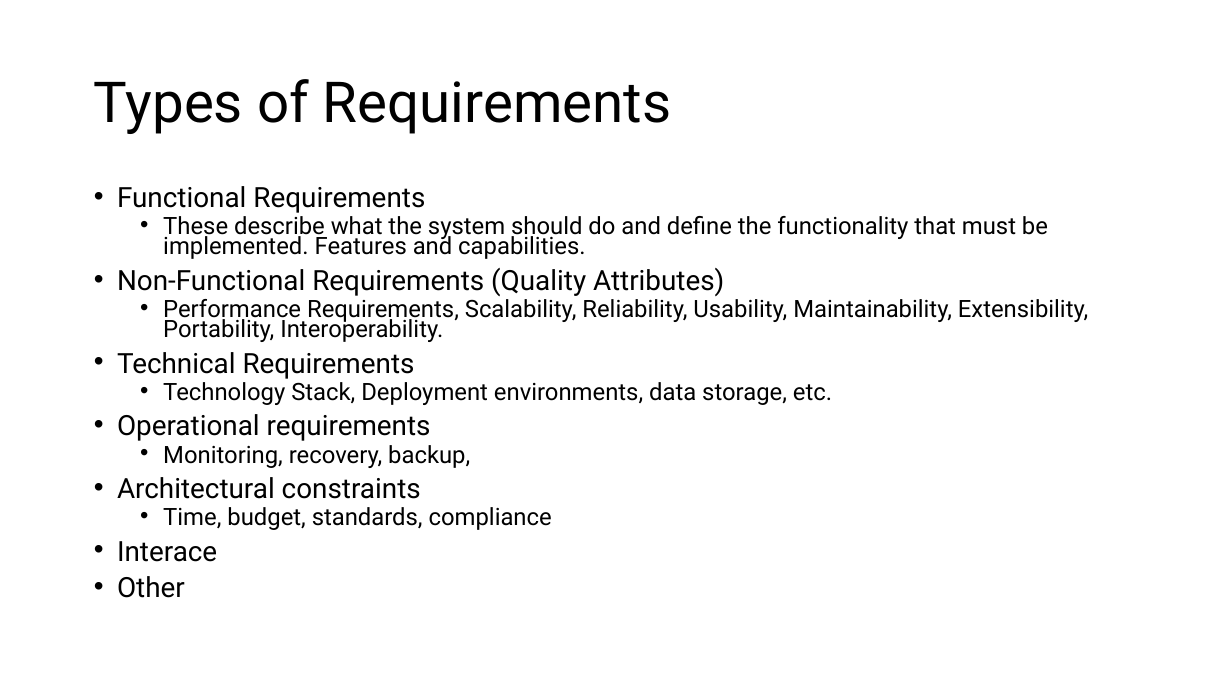
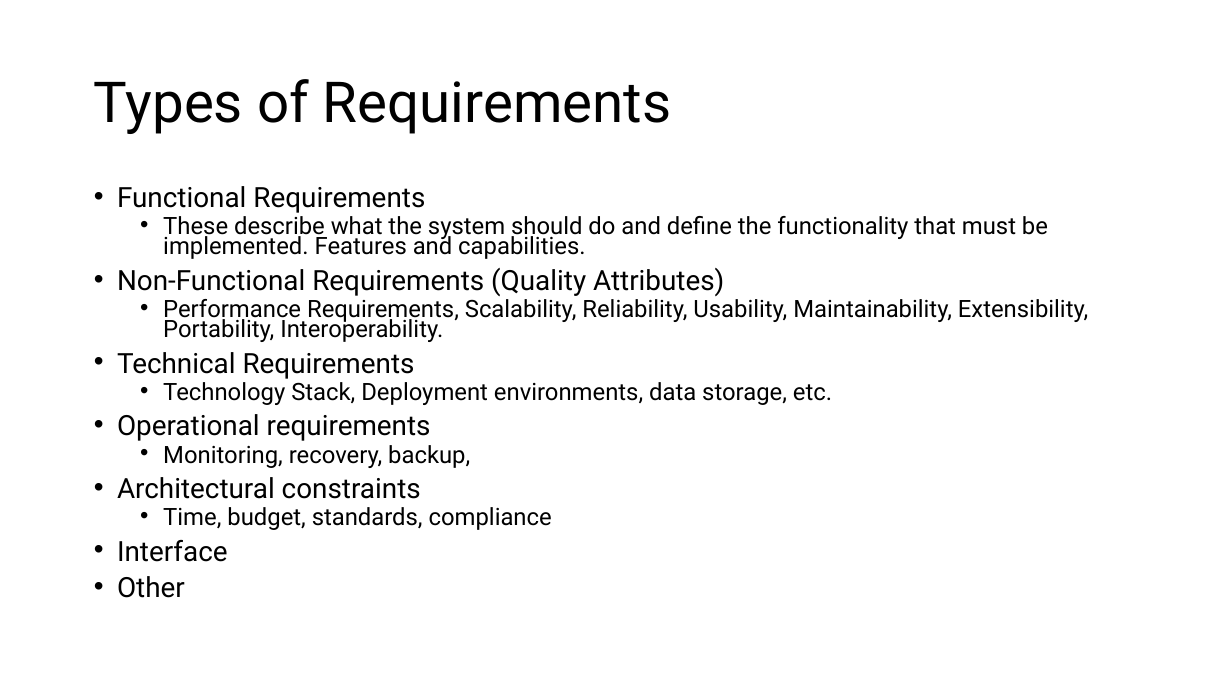
Before and after one commit to aregm/system-design-course, a slide deck: slide 33 of docs/Lecture 1.pptx. Drawn at 1232x693 pixels with LibreOffice and Linux fonts; fonts in the diff are those of the drawing. Boxes give left, top, right and bottom in pixels: in the first picture for what was removed or moved away, otherwise in the second. Text is boxed around its words. In the diff, an @@ line names an element or a change of style, - is before the commit and + after.

```diff
--- a/docs/Lecture 1.pptx
+++ b/docs/Lecture 1.pptx
@@ text at <box>117,540,228,562</box>: text changed @@
-• Interace
+• Interface
```
Also in this commit, not shown: 1 slide added.
